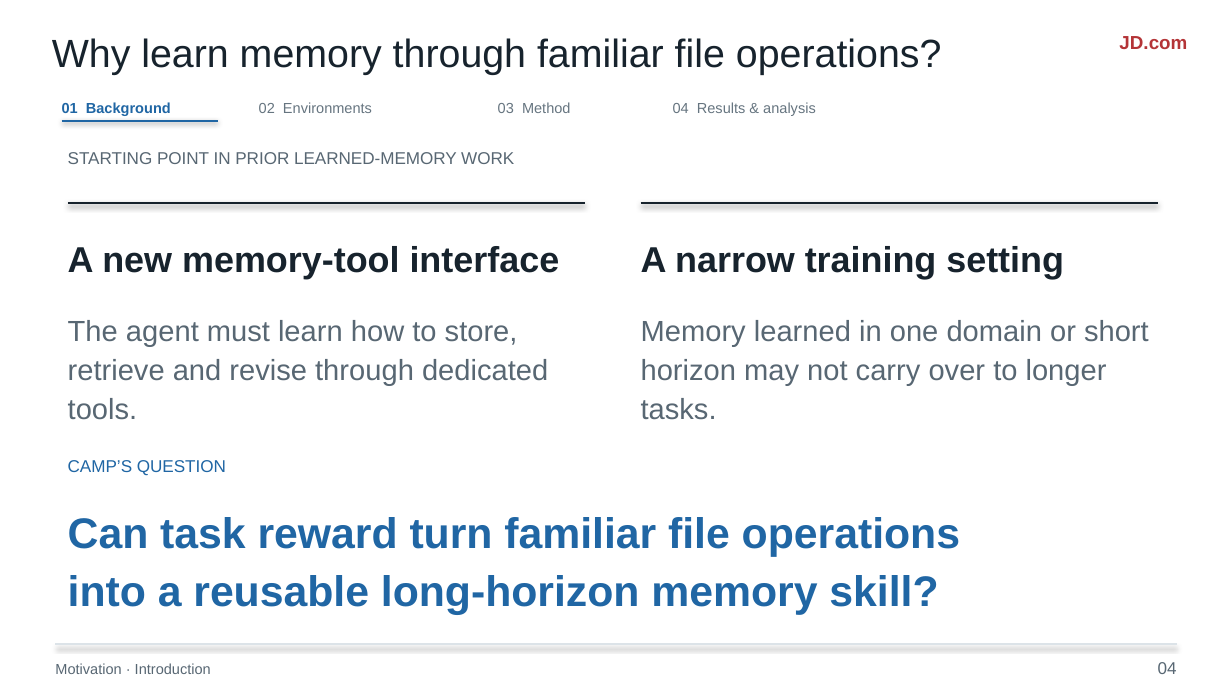
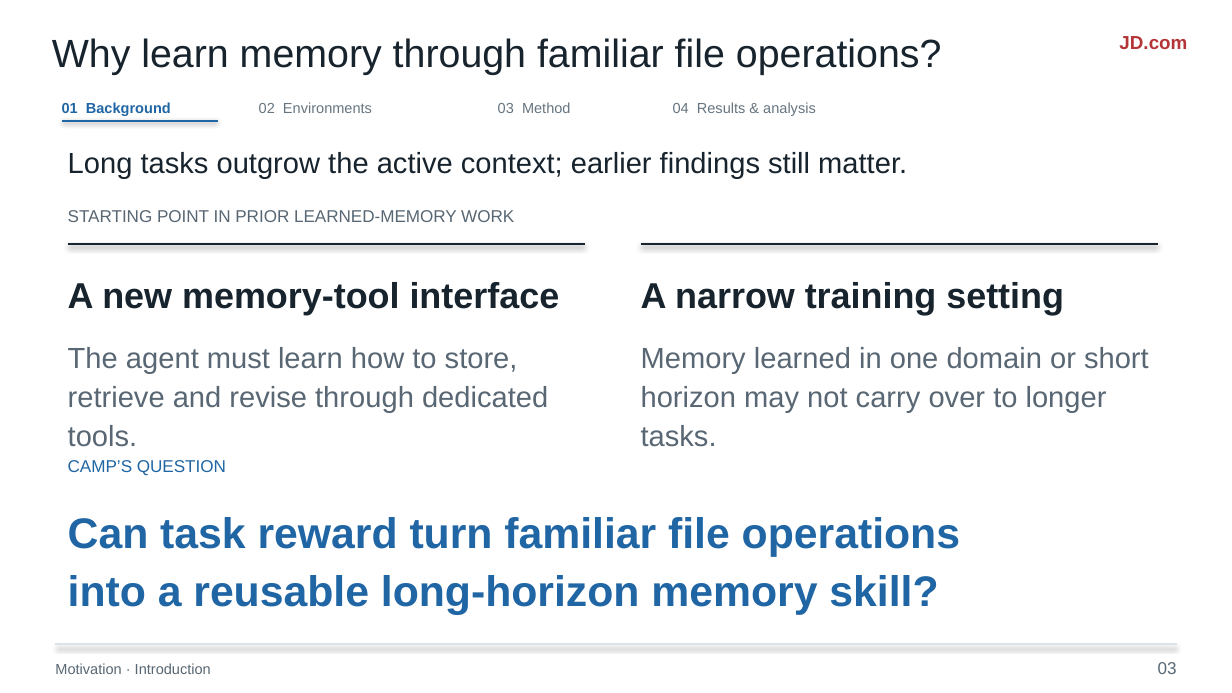
Before and after one commit to liruiluo/agentmemorygym, a slide deck: slide 3 of assets/slides/coding-agent-memory-post-training-slides.pptx (slide 4 before the commit). Drawn at 1232x693 pixels with LibreOffice and Linux fonts; fonts in the diff are those of the drawing. Boxes give left, top, right and bottom in pixels: in the first picture for what was removed or moved away, otherwise in the second. Text is boxed around its words. In the diff, an @@ line names an element or a change of style, - is before the commit and + after.

```diff
--- a/assets/slides/coding-agent-memory-post-training-slides.pptx
+++ b/assets/slides/coding-agent-memory-post-training-slides.pptx
@@ text added at (x1=68, y1=152, x2=907, y2=178), 17 pt, text #17232D @@
+Long tasks outgrow the active context; earlier findings still matter.
@@ text "STARTING POINT IN PRIOR LEARNED-MEMORY ..." moved from (x1=68, y1=152, x2=514, y2=164) to (x1=68, y1=210, x2=514, y2=222) @@
@@ text "A new memory-tool interface" moved from (x1=68, y1=246, x2=560, y2=279) to (x1=68, y1=282, x2=560, y2=315) @@
@@ line moved from (68, 203) - (585, 203) to (68, 244) - (585, 244) @@
@@ text "A narrow training setting" moved from (x1=641, y1=246, x2=1064, y2=279) to (x1=641, y1=282, x2=1064, y2=315) @@
@@ line moved from (641, 203) - (1158, 203) to (641, 244) - (1158, 244) @@
@@ text "The agent must learn how ..." moved from (x1=68, y1=320, x2=548, y2=420) to (x1=68, y1=347, x2=548, y2=447) @@
@@ text "Memory learned in one domain ..." moved from (x1=641, y1=320, x2=1149, y2=420) to (x1=641, y1=347, x2=1149, y2=447) @@
@@ text at (x1=1158, y1=662, x2=1177, y2=674): text changed @@
-04
+03
```
Also in this commit, not shown: 14 other slides changed, 1 slide removed, 9 other files.
